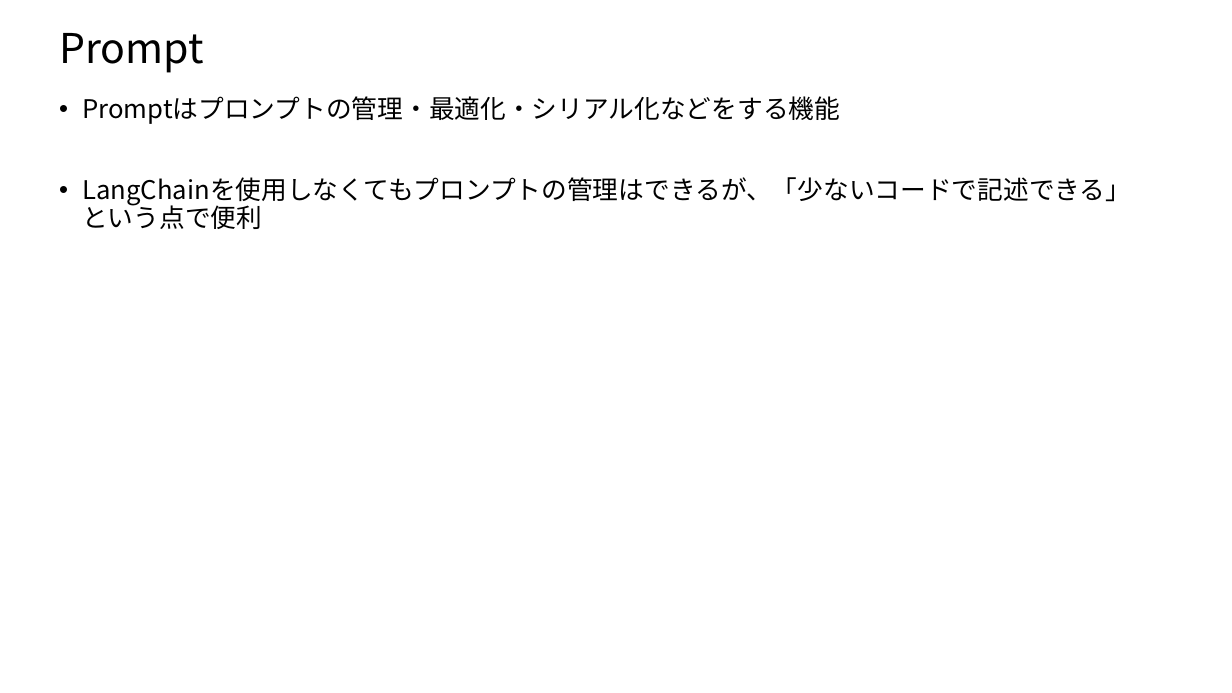
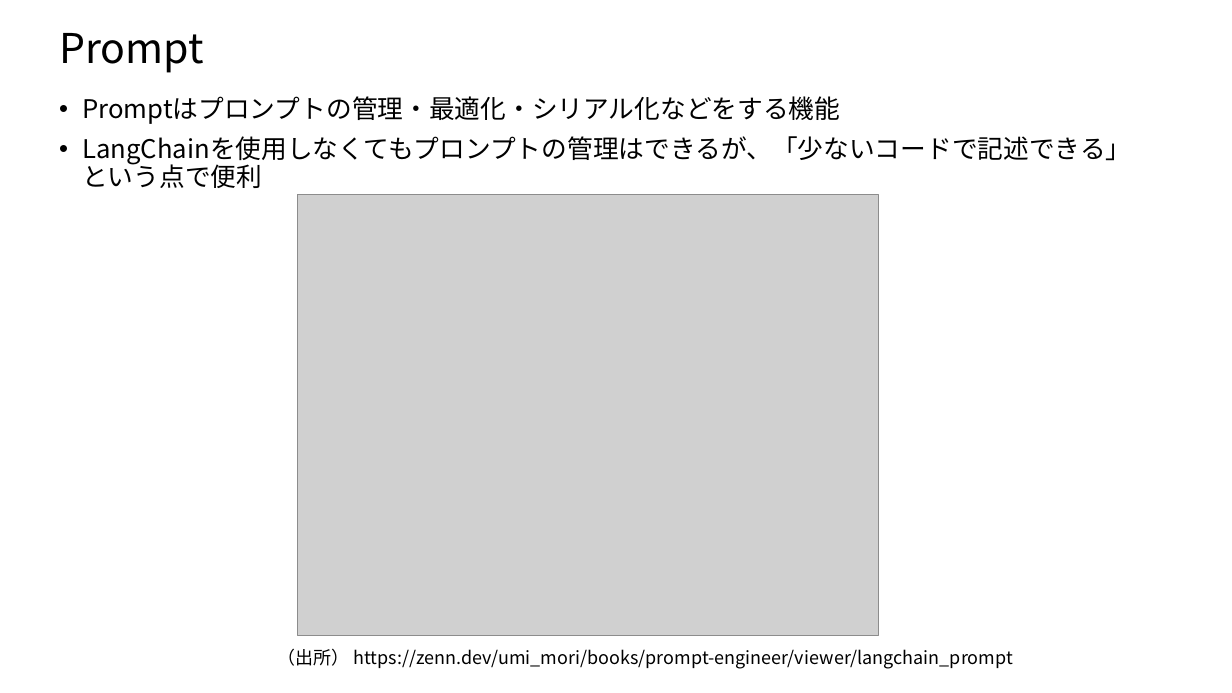
Before and after one commit to nakayasu720/report, a slide deck: slide 9 of LangChainについて.pptx. Drawn at 1232x693 pixels with LibreOffice and Linux fonts; fonts in the diff are those of the drawing; grey boxes stand for pictures. Boxes give left, top, right and bottom in pixels: in the first picture for what was removed or moved away, otherwise in the second. Text is boxed around its words. In the diff, an @@ line names an element or a change of style, - is before the commit and + after.

```diff
--- a/LangChainについて.pptx
+++ b/LangChainについて.pptx
@@ text "Promptはプロンプトの管理・最適化・シリアル化などをする機能" rewrapped from (x1=82, y1=96, x2=1131, y2=229) to (x1=82, y1=96, x2=1131, y2=188) @@
@@ picture added at (x1=298, y1=195, x2=879, y2=636) @@
@@ text added at (x1=277, y1=648, x2=1013, y2=669), 14 pt, text #000000 @@
+（出所） https://zenn.dev/umi_mori/books/prompt-engineer/viewer/langchain_prompt
```
Also in this commit, not shown: 10 other slides changed, 1 slide added.
